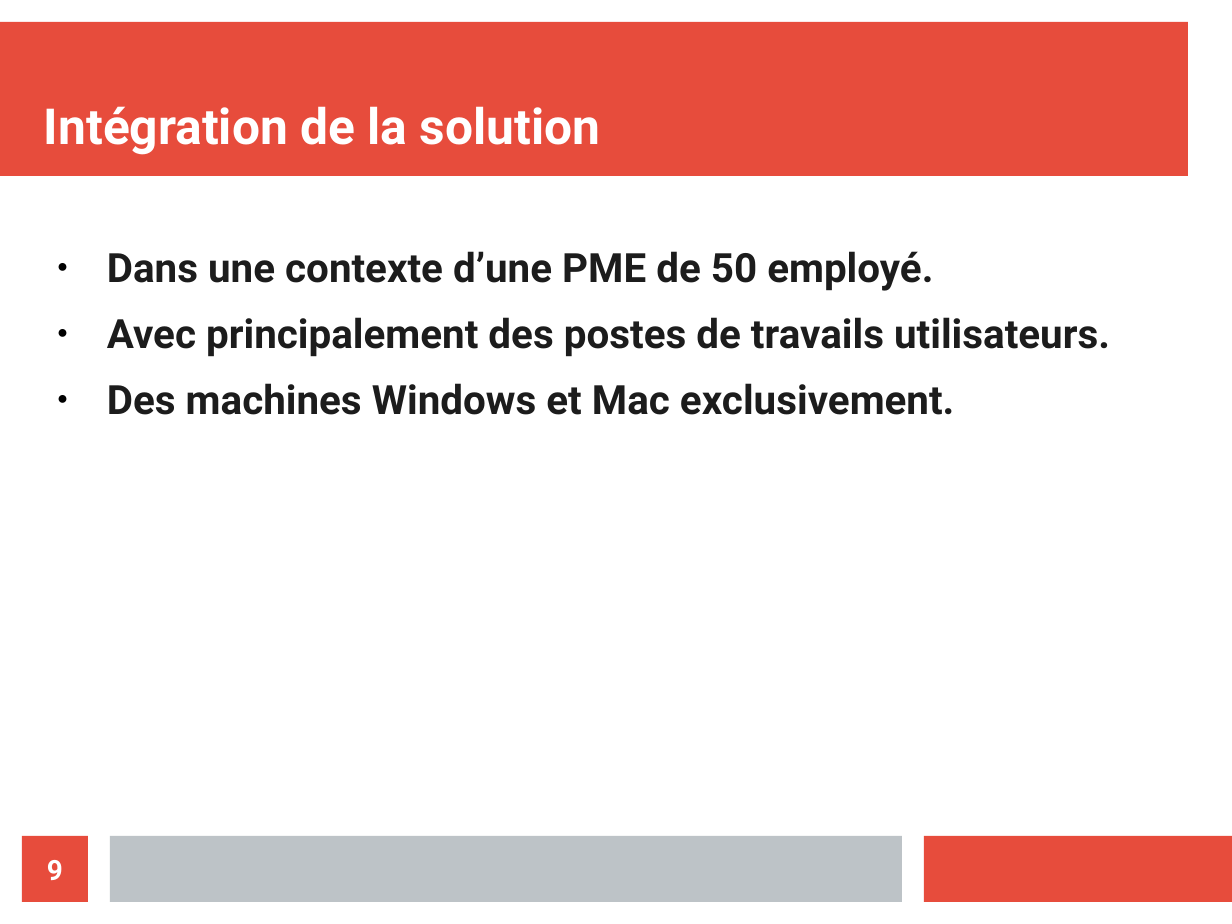
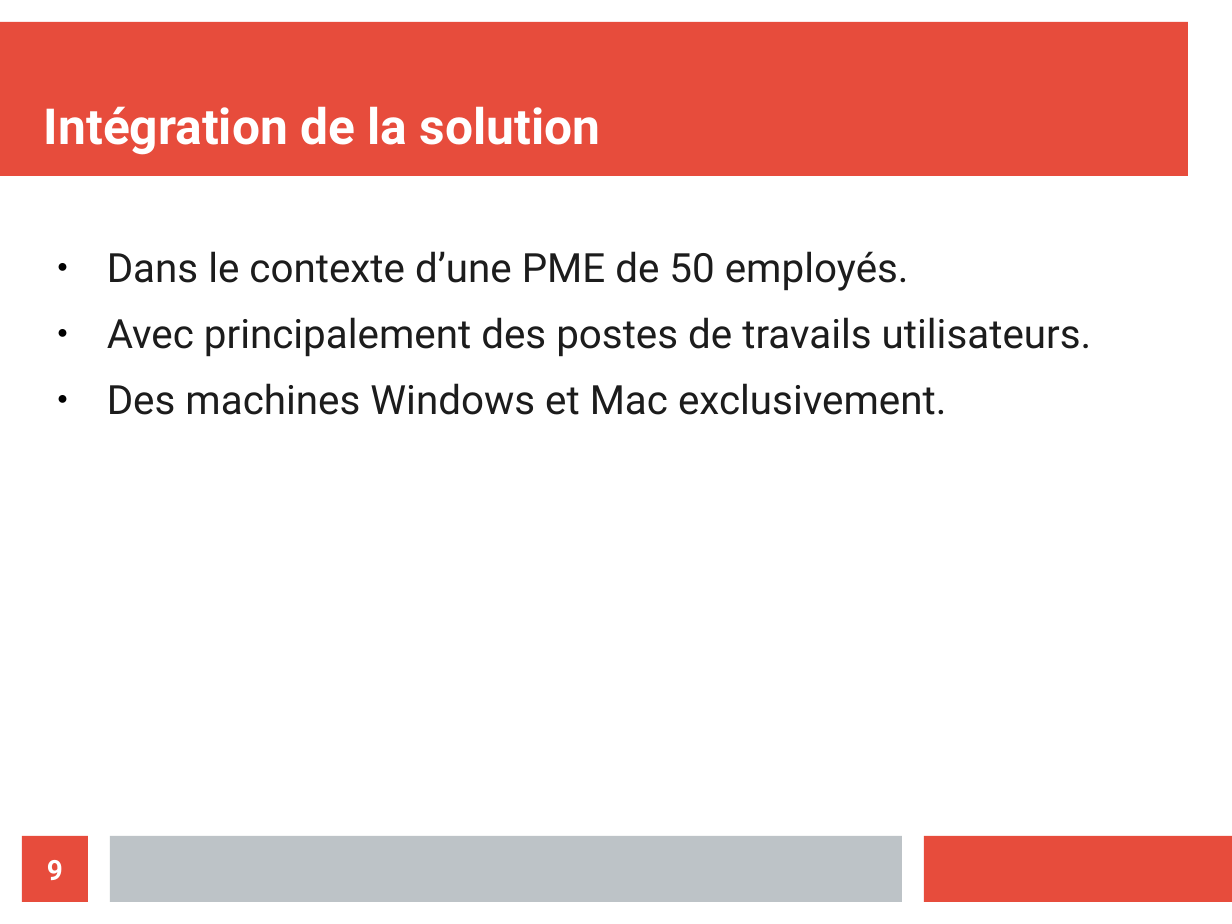
Before and after one commit to Nyahon/AIT, a slide deck: slide 9 of AIT_Amazon_Presentation.odp. Drawn at 1232x924 pixels with LibreOffice and Linux fonts; fonts in the diff are those of the drawing. Boxes give left, top, right and bottom in pixels: in the first picture for what was removed or moved away, otherwise in the second. Text is boxed around its words. In the diff, an @@ line names an element or a change of style, - is before the commit and + after.

```diff
--- a/AIT_Amazon_Presentation.odp
+++ b/AIT_Amazon_Presentation.odp
@@ text at (107, 251, 909, 291): text changed; bold off @@
-● Dans une contexte d’une PME de 50 employé.
+● Dans le contexte d’une PME de 50 employés.
@@ text at (107, 317, 1092, 415): bold off in "Avec principalement des postes de travails utilisateurs.", "Des machines Windows et Mac exclusivement." @@
```
Also in this commit, not shown: 4 other slides changed.
